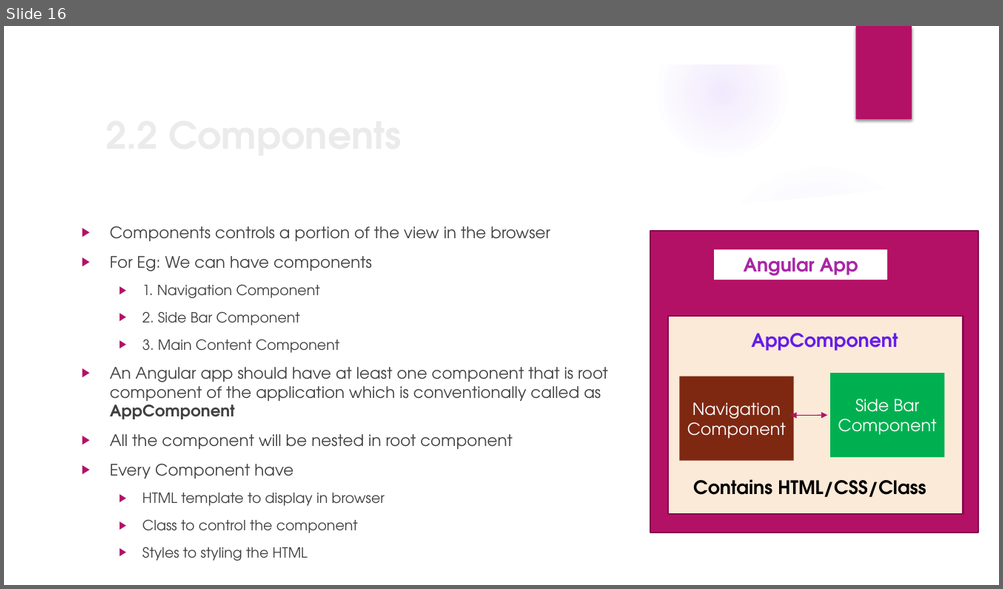
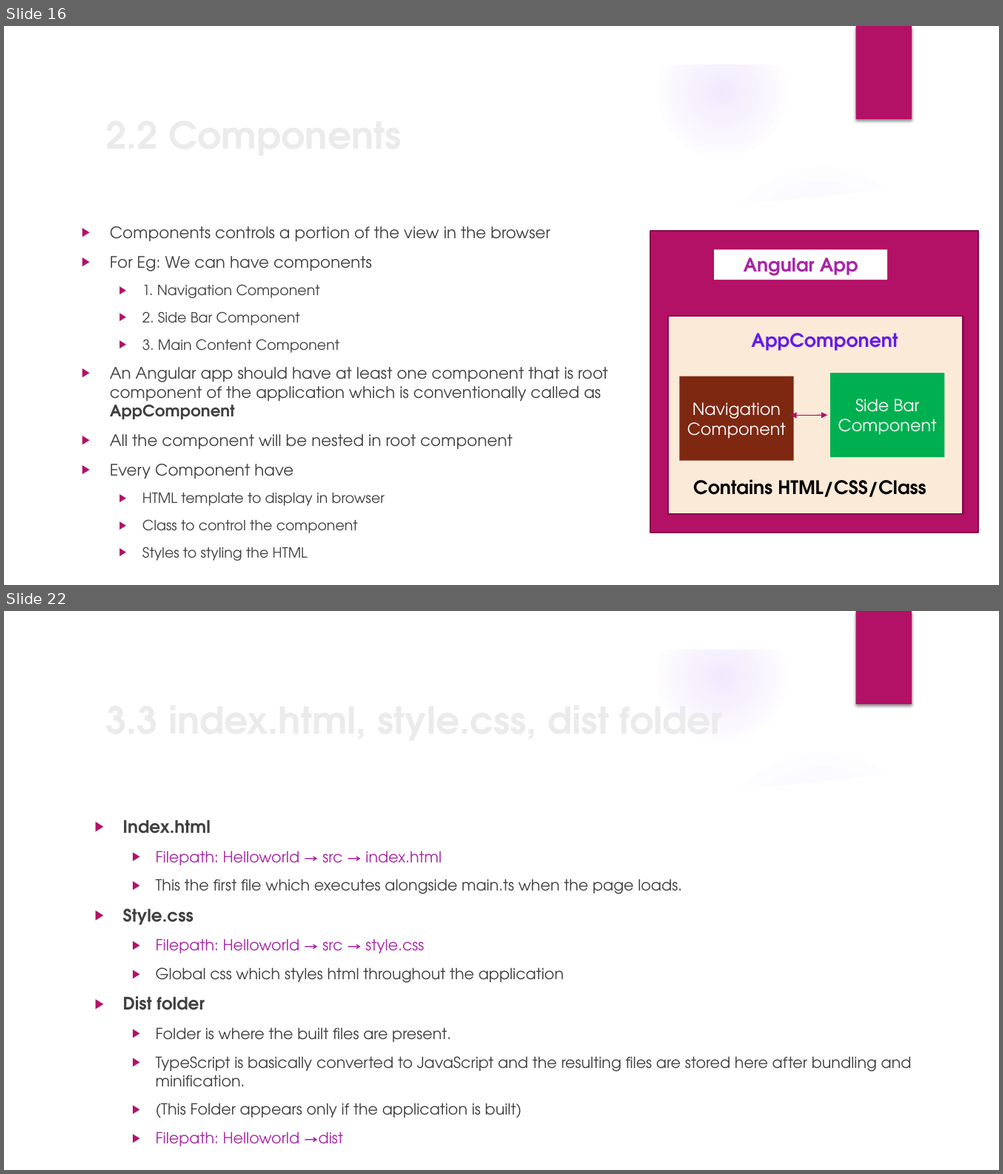
Before and after one commit to monicka2479/AngularSession, a slide deck: Angular Presentation.pptx. Shown one above the other, each under a label of ours: slide 16 before the commit, slides 16 and 22 after it; the slides between them are not shown. The pictures are 1003x589 and 1003x1174 pixels, drawn with LibreOffice and Linux fonts; fonts in the diff are those of the drawing; background and template pictures are left out. Boxes give left, top, right and bottom in pixels: in the first picture for what was removed or moved away, otherwise in the second. Text is boxed around its words. In the diff, an @@ line names an element or a change of style, - is before the commit and + after.

```diff
--- a/Angular Presentation.pptx
+++ b/Angular Presentation.pptx
@@ slide 22 added at (4,611,999,1170), background picture (left out); not listed: 9 template elements that a slide beside it also shows @@
@@ title added at (123,820,210,1011), 36 pt, text #EBEBEB, bold @@
+3.3 index.html, style.css, dist folder
@@ text added at (156,851,911,1147), 14.8 pt, text #404040 @@
+▶ Index.html
+  ▶ Filepath: Helloworld → src → index.html
+  ▶ This the first file which executes alongside main.ts when the page loads.
+▶ Style.css
+  ▶ Filepath: Helloworld → src → style.css
+  ▶ Global css which styles html throughout the application
+▶ Dist folder
+  ▶ Folder is where the built files are present.
+  ▶ TypeScript is basically converted to JavaScript and the resulting files are stored here after bundling and minification.
+  ▶ (This Folder appears only if the application is built)
+  ▶ Filepath: Helloworld →dist
```
Also in this commit, not shown: 6 other slides added.
